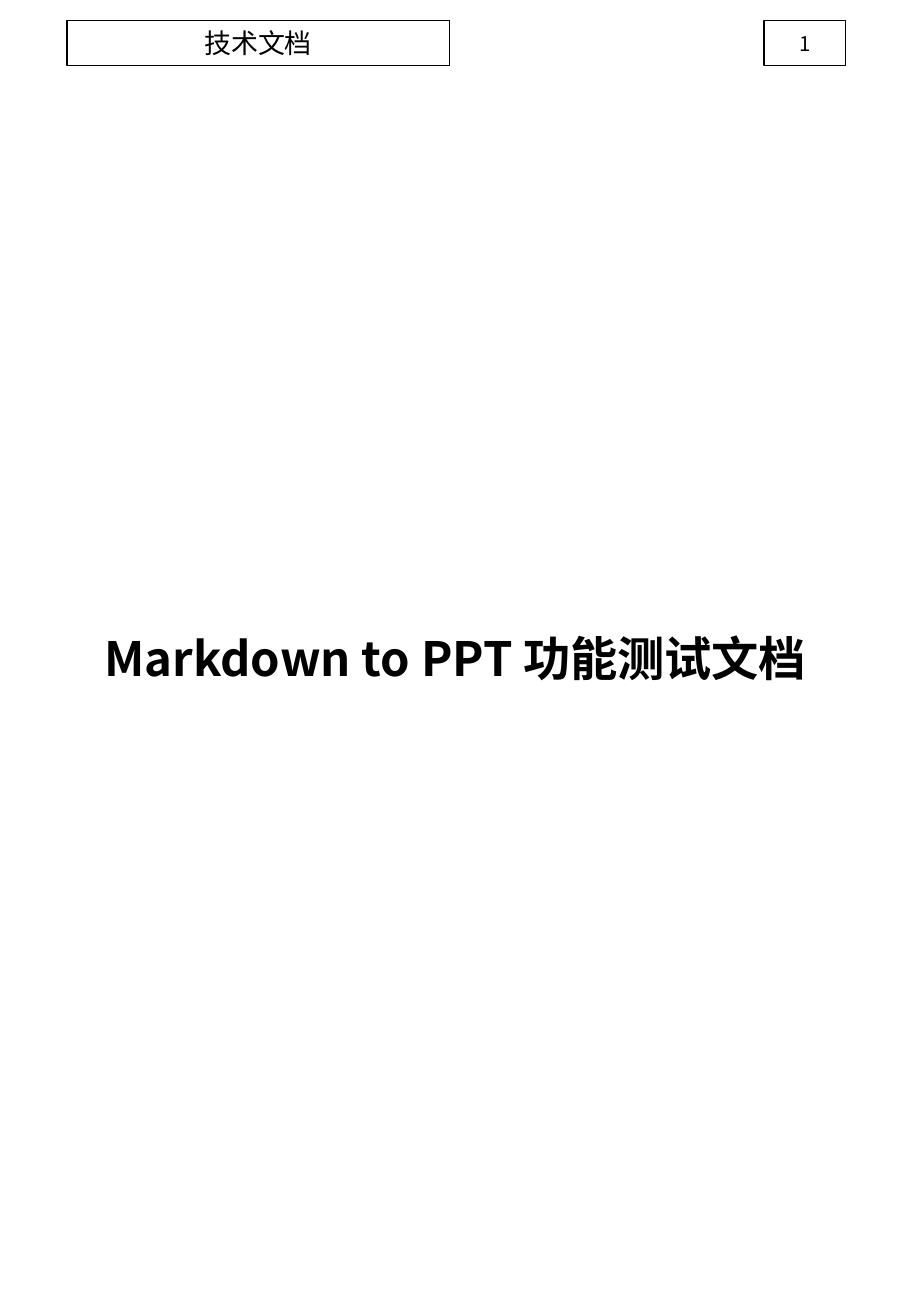
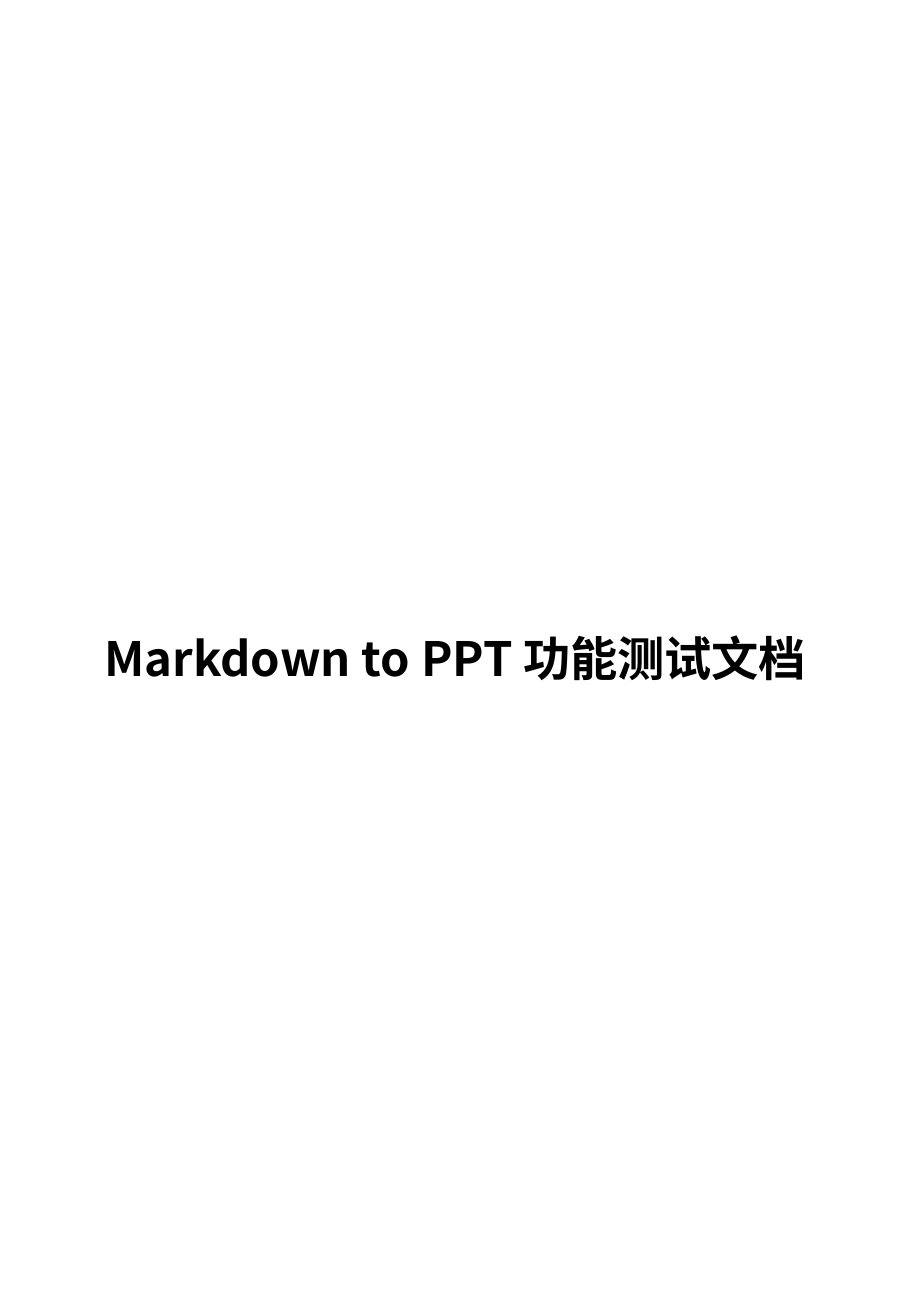
Before and after one commit to link0002/md-to-ppt, a slide deck: slide 1 of example/integration-test.pptx. Drawn at 911x1316 pixels with LibreOffice and Linux fonts; fonts in the diff are those of the drawing. Boxes give left, top, right and bottom in pixels: in the first picture for what was removed or moved away, otherwise in the second. Text is boxed around its words. In the diff, an @@ line names an element or a change of style, - is before the commit and + after.

```diff
--- a/example/integration-test.pptx
+++ b/example/integration-test.pptx
@@ rectangle removed at <box>67,21,449,66</box> @@
@@ rectangle removed at <box>764,21,845,66</box> @@
@@ text removed at <box>204,30,312,55</box> @@
-技术文档
@@ text removed at <box>799,36,810,51</box> @@
-1
```
Also in this commit, not shown: 5 other files.
